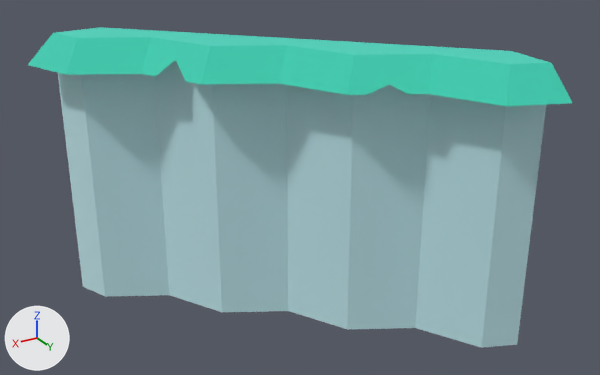
A saved change to the glTF model public/models/nf2/nature/cliff_topDiagonal_stone.glb.
Camera for both pictures: a 50 mm lens placed at (1.403, 2.375, 1.59), pointed at (0.072, 0.156, 0.481). The lights are fixed; the arrows at lower left show +X, +Y and +Z. The picture after the commit comes second. Where no turn or scale is listed for an object, it has been applied to the vertices.

Before the edit, the objects in view are built like this:
```python
mat_grass = principled_material('grass')
mat_grass.base_color = (0.173, 0.847, 0.722)  # cyan #73eddd
mat_grass.metallic = 1.0
mat_grass.roughness = 1.0
mat_stone = principled_material('stone')
mat_stone.base_color = (0.722, 0.886, 0.91)  # pale blue #ddf2f5
mat_stone.metallic = 1.0
mat_stone.roughness = 1.0
me_mesh_cliff_topdiagonal_stone = bpy.data.meshes.new('Mesh cliff_topDiagonal_stone')
me_mesh_cliff_topdiagonal_stone.from_pydata(...)  # 39 vertices, 66 faces; spans x -0.5..0.768, y -0.5..0.768, z 0.0..1.0
# faces by material slot: [31, 35]
me_mesh_cliff_topdiagonal_stone.materials.append(mat_grass)  # cyan #73eddd
me_mesh_cliff_topdiagonal_stone.materials.append(mat_stone)  # pale blue #ddf2f5
ob_cliff_topdiagonal_stone = bpy.data.objects.new('cliff_topDiagonal_stone', me_mesh_cliff_topdiagonal_stone)
ob_cliff_topdiagonal_stone.location = (0.0, 0.0, -0.05)
```
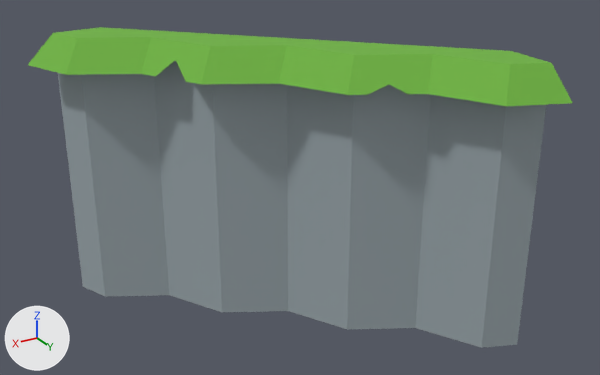
Location of each change, [x1, y1, x2, y2] in pixels of the pictures (600 x 375 px):
'cliff_topDiagonal_stone', recoloured, surface changed (cyan to grey): [28, 27, 573, 348] in both

The edits, one by one:
In material 'grass' (mat_grass), metallic goes from 1.0 to 0.0.
Material 'grass' (mat_grass) changes colour from cyan #73eddd to green #6fb340; in linear values from (0.173, 0.847, 0.722) to (0.159, 0.451, 0.0513).
In material 'stone' (mat_stone), metallic goes from 1.0 to 0.0.
Material 'stone' (mat_stone) changes colour from pale blue #ddf2f5 to grey #9aa6ab; in linear values from (0.722, 0.886, 0.91) to (0.323, 0.381, 0.407).
Object 'tmpParent' (ob_tmpparent) is deleted.
